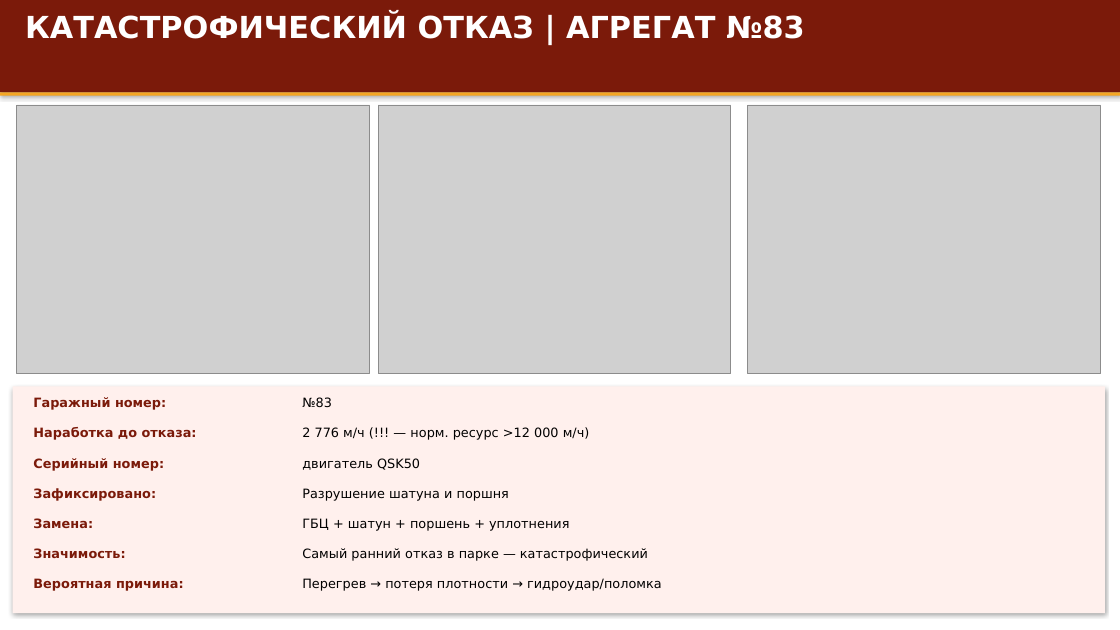
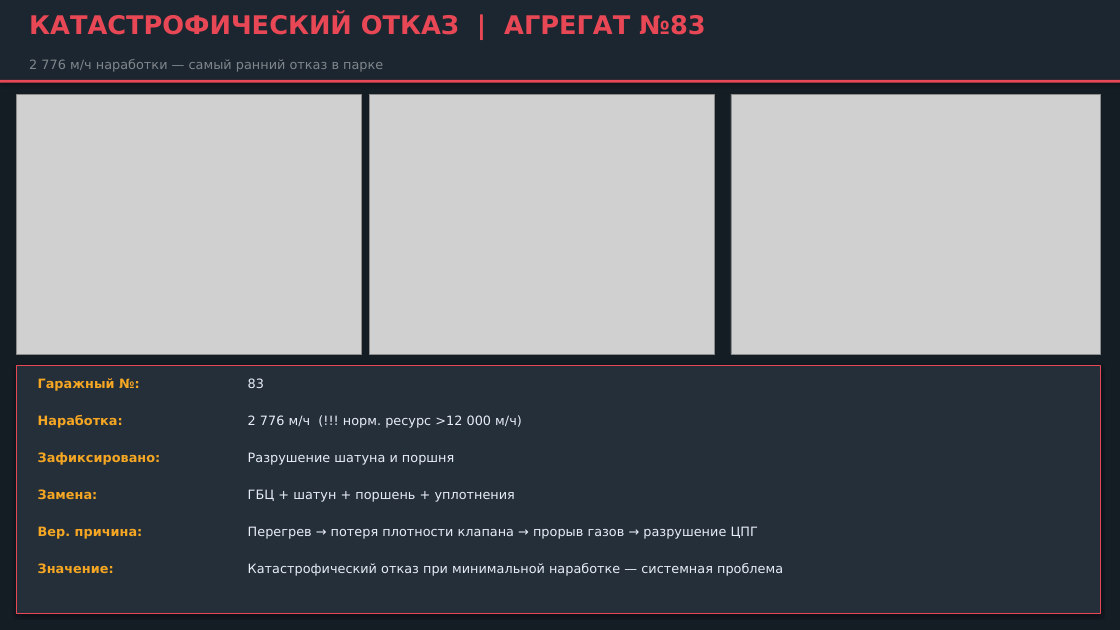
Before and after one commit to victorekuznetsov/NTE200, a slide deck: slide 7 of Презентация_анализ_клапанов_QSK50_NTE200.pptx. Drawn at 1120x630 pixels with LibreOffice and Linux fonts; fonts in the diff are those of the drawing; grey boxes stand for pictures. Boxes give left, top, right and bottom in pixels: in the first picture for what was removed or moved away, otherwise in the second. Text is boxed around its words. In the diff, an @@ line names an element or a change of style, - is before the commit and + after.

```diff
--- a/Презентация_анализ_клапанов_QSK50_NTE200.pptx
+++ b/Презентация_анализ_клапанов_QSK50_NTE200.pptx
@@ background #FFFFFF to #141C24 @@
@@ rectangle: place and size @@
-rectangle at [0,0,1120,92]
+rectangle at [0,0,1120,80]
@@ rectangle at [0,0,1120,80]: fill #7B1A0A to #1C2630 @@
@@ text "КАТАСТРОФИЧЕСКИЙ ОТКАЗ | АГРЕГАТ №83" at [29,15,705,35]: size 26 to 22 pt, text colour #FFFFFF to #E84855 @@
@@ text at [29,59,383,72]: text changed; text colour #000000 to #80868B @@
-Самый ранний отказ в парке — катастрофический
+2 776 м/ч наработки — самый ранний отказ в парке
@@ rectangle: place and size @@
-rectangle at [0,92,1120,96]
+rectangle at [0,80,1120,83]
@@ rectangle at [0,80,1120,83]: fill #F5A623 to #E84855 @@
@@ picture: place and size @@
-picture at [17,105,370,374]
+picture at [17,94,361,355]
@@ picture: place and size @@
-picture at [378,105,731,374]
+picture at [370,94,714,355]
@@ picture: place and size @@
-picture at [748,105,1101,374]
+picture at [731,94,1101,355]
@@ rectangle: place and size @@
-rectangle at [13,386,1105,613]
+rectangle at [17,365,1101,613]
@@ rectangle at [17,365,1101,613]: fill #FFF0ED to #242F39; outline none to #E84855 1 pt @@
@@ text at [38,378,140,391]: text changed; text colour #7B1A0A to #F5A623 @@
-Гаражный номер:
+Гаражный №:
@@ text added at [248,378,264,388], 11 pt, text #E8EDF6 @@
+83
@@ text at [38,415,123,428]: text changed; text colour #7B1A0A to #F5A623 @@
-Наработка до отказа:
+Наработка:
@@ text at [248,415,522,428]: text changed; text colour #000000 to #E8EDF6 @@
-2 776 м/ч (!!! — норм. ресурс >12 000 м/ч)
+2 776 м/ч (!!! норм. ресурс >12 000 м/ч)
@@ text removed at [302,397,332,407] @@
-№83
@@ text "Зафиксировано:" at [38,452,161,465]: text colour #7B1A0A to #F5A623 @@
@@ text "Зафиксировано:": place and size @@
-text "Зафиксировано:" at [33,488,156,501]
+text "Зафиксировано:" at [38,452,161,465]
@@ text "Разрушение шатуна и поршня" at [248,452,454,465]: text colour #000000 to #E8EDF6 @@
@@ text "Разрушение шатуна и поршня": place and size @@
-text "Разрушение шатуна и поршня" at [302,488,509,501]
+text "Разрушение шатуна и поршня" at [248,452,454,465]
@@ text removed at [33,458,164,471] @@
-Серийный номер:
@@ text removed at [302,458,420,470] @@
-двигатель QSK50
@@ text "Замена:": place and size @@
-text "Замена:" at [33,518,93,528]
+text "Замена:" at [38,489,98,499]
@@ text "Замена:" at [38,489,98,499]: text colour #7B1A0A to #F5A623 @@
@@ text "ГБЦ + шатун + поршень ...": place and size @@
-text "ГБЦ + шатун + поршень ..." at [302,518,569,531]
+text "ГБЦ + шатун + поршень ..." at [248,489,515,502]
@@ text "ГБЦ + шатун + поршень ..." at [248,489,515,502]: text colour #000000 to #E8EDF6 @@
@@ text at [38,526,143,539]: text changed; text colour #7B1A0A to #F5A623 @@
-Вероятная причина:
+Вер. причина:
@@ text at [248,526,758,539]: text changed; text colour #000000 to #E8EDF6 @@
-Перегрев → потеря плотности → гидроудар/поломка
+Перегрев → потеря плотности клапана → прорыв газов → разрушение ЦПГ
@@ text removed at [33,548,125,558] @@
-Значимость:
@@ text added at [38,563,114,573], 11 pt, text #F5A623, bold @@
+Значение:
@@ text added at [248,563,783,576], 11 pt, text #E8EDF6 @@
+Катастрофический отказ при минимальной наработке — системная проблема
```
Also in this commit, not shown: 14 other slides changed, 5 slides added, 6 slides removed, 1 other file.
